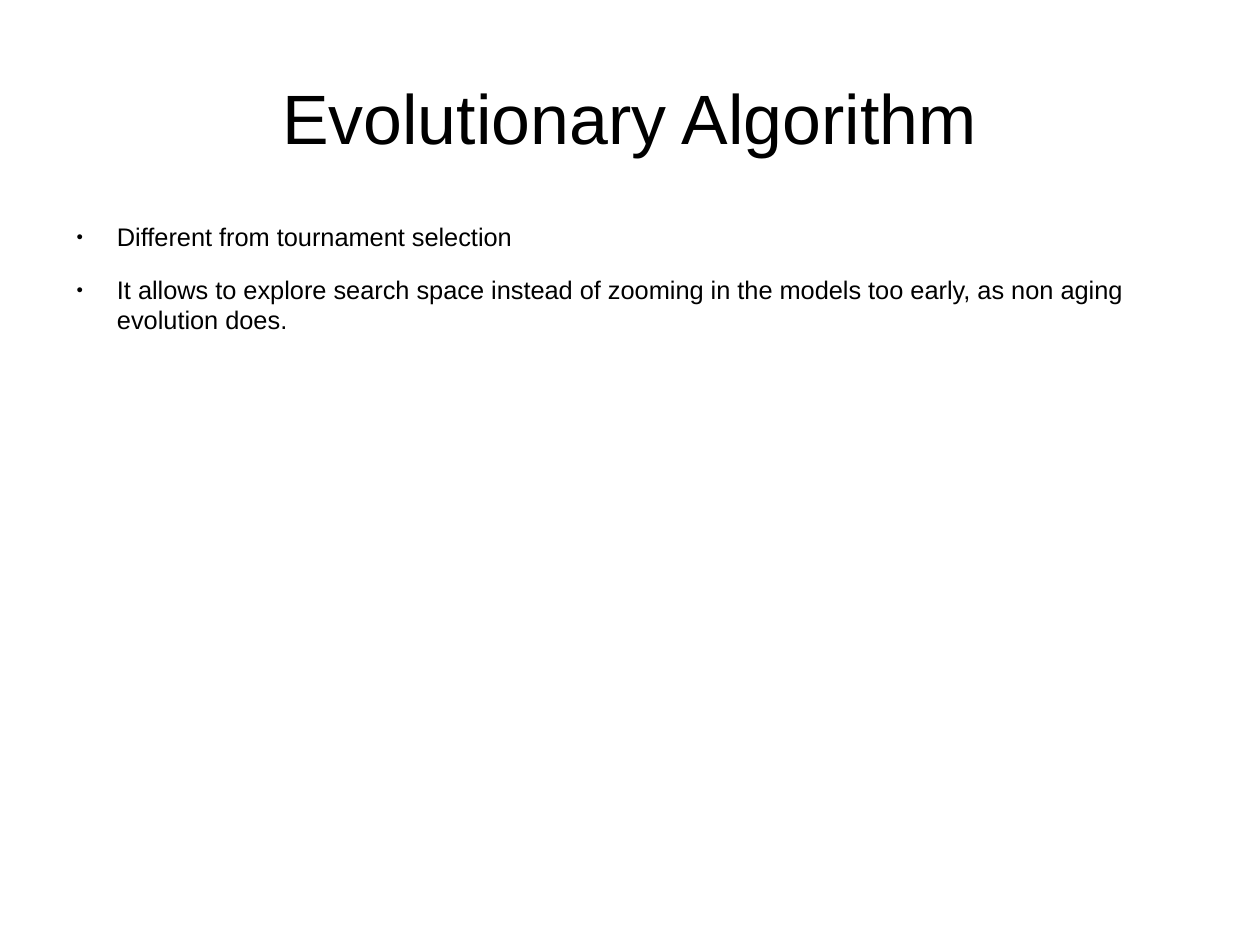
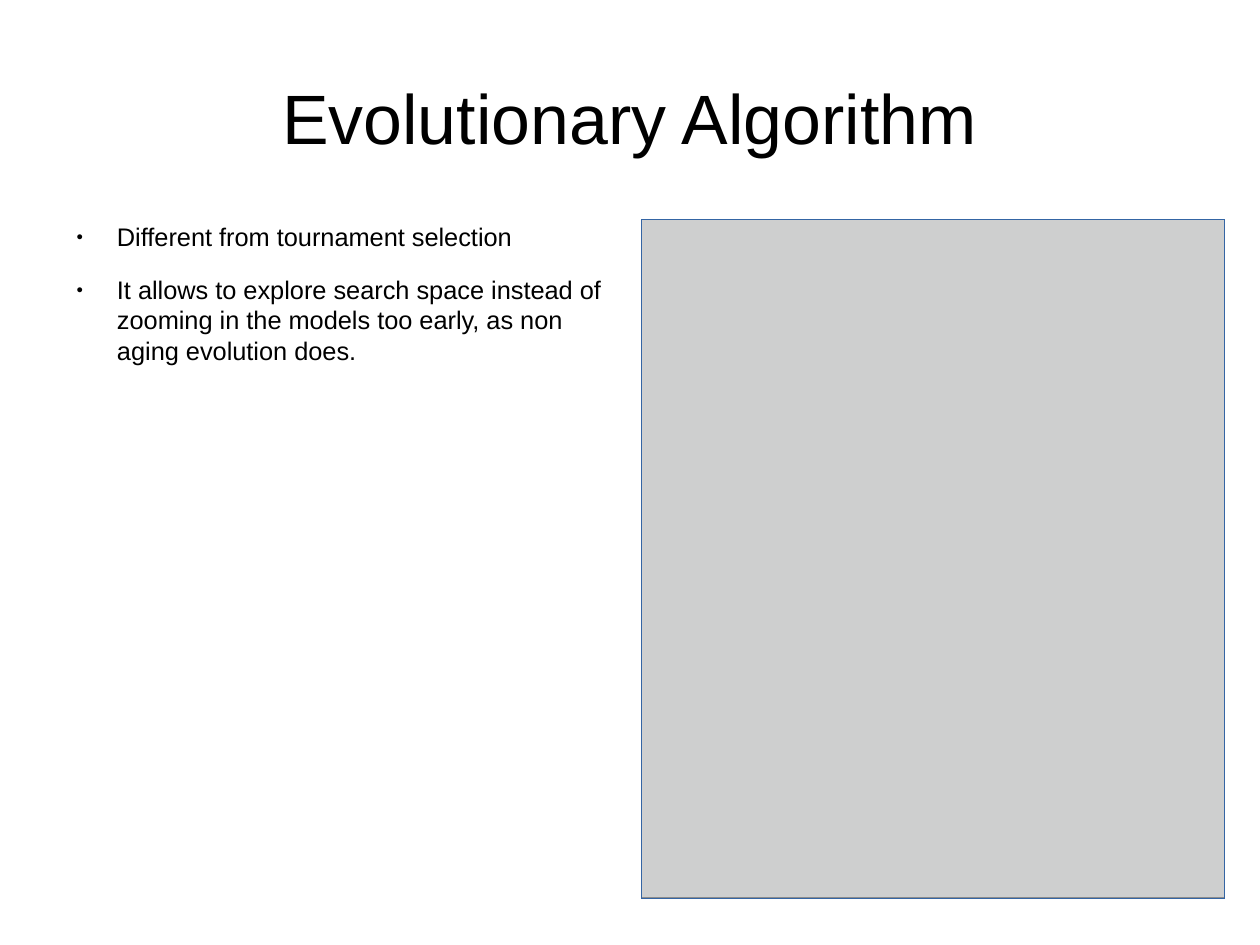
Before and after one commit to harshgrovr/Normal-and-reduction-cell, a slide deck: slide 6 of Presentation.odp (slide 4 before the commit). Drawn at 1260x945 pixels with LibreOffice and Linux fonts; fonts in the diff are those of the drawing; grey boxes stand for pictures. Boxes give left, top, right and bottom in pixels: in the first picture for what was removed or moved away, otherwise in the second. Text is boxed around its words. In the diff, an @@ line names an element or a change of style, - is before the commit and + after.

```diff
--- a/Presentation.odp
+++ b/Presentation.odp
@@ text "Different from tournament selection" rewrapped from bbox=[117, 227, 1123, 330] to bbox=[117, 227, 601, 365] @@
@@ picture added at bbox=[641, 220, 1225, 899] @@
@@ rectangle added at bbox=[641, 220, 1225, 899], outline #3465A4 0 pt @@
```
Also in this commit, not shown: 4 other slides changed, 1 slide added.
